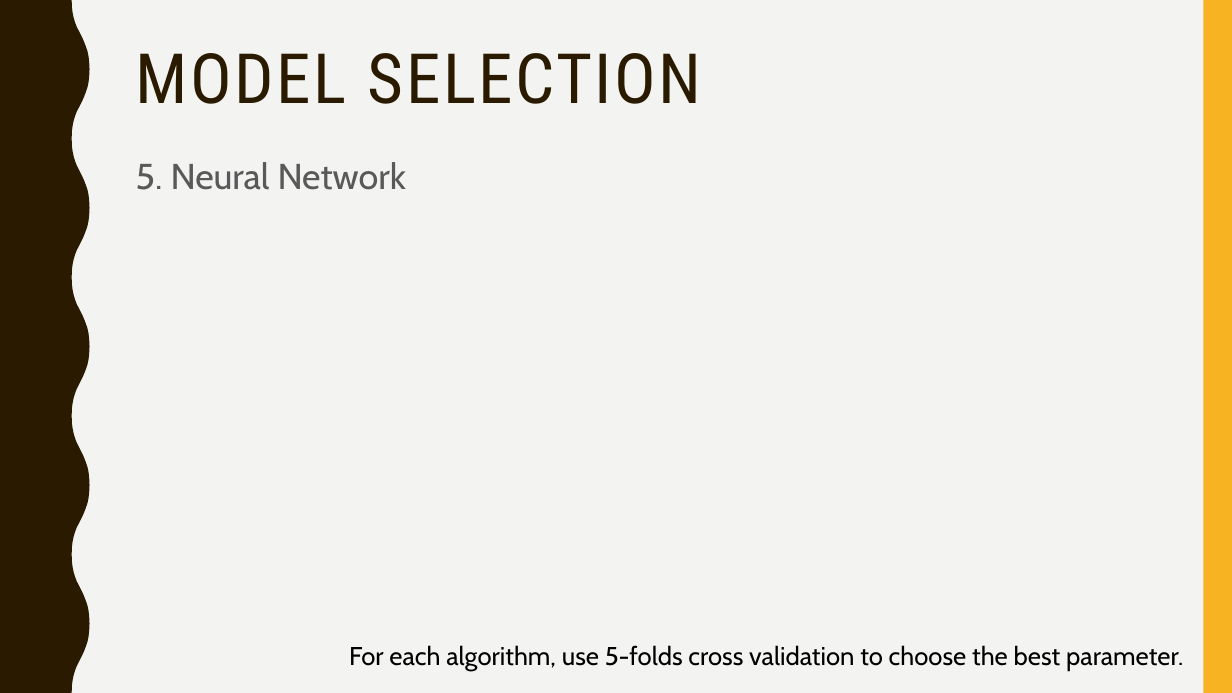
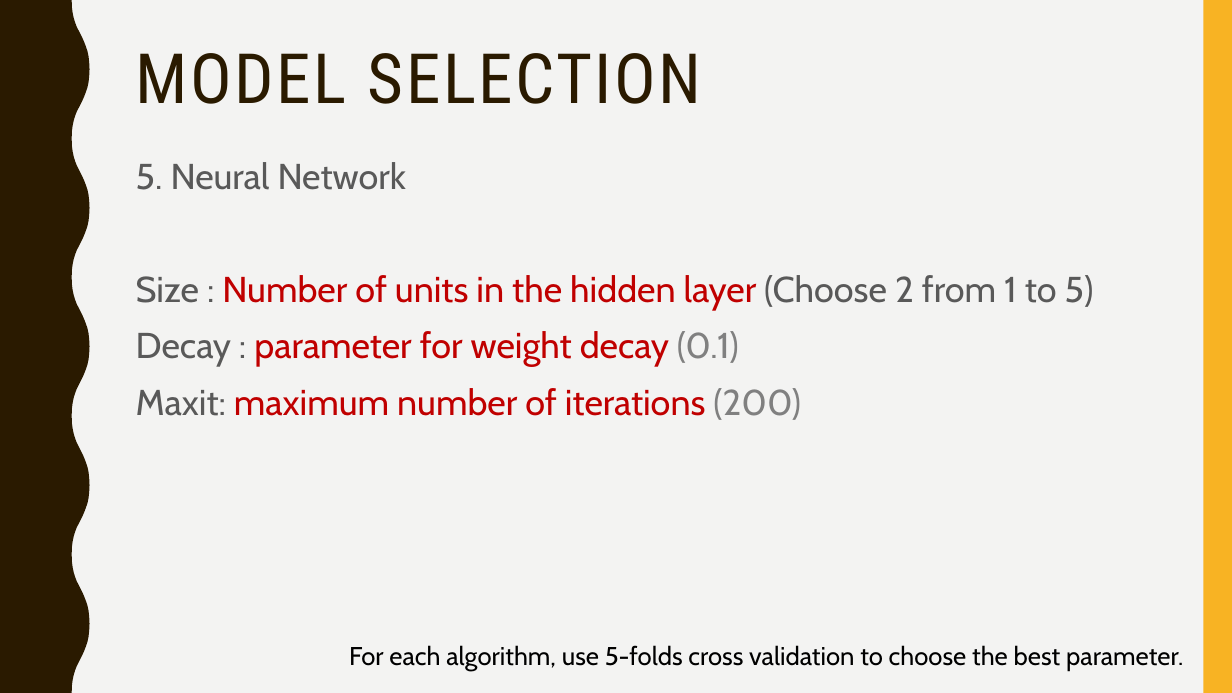
Before and after one commit to TZstatsADS/Spring2018-Project5-grp8, a slide deck: slide 9 of doc/presentation.pptx. Drawn at 1232x693 pixels with LibreOffice and Linux fonts; fonts in the diff are those of the drawing. Boxes give left, top, right and bottom in pixels: in the first picture for what was removed or moved away, otherwise in the second. Text is boxed around its words. In the diff, an @@ line names an element or a change of style, - is before the commit and + after.

Commit message:
presentation

```diff
--- a/doc/presentation.pptx
+++ b/doc/presentation.pptx
@@ text at box(136, 275, 1094, 420): paragraphs added @@
+Size : Number of units in the hidden layer (Choose 2 from 1 to 5)
+Decay : parameter for weight decay (0.1)
+Maxit: maximum number of iterations (200)
```
Also in this commit, not shown: 3 other slides changed, 3 slides added.
